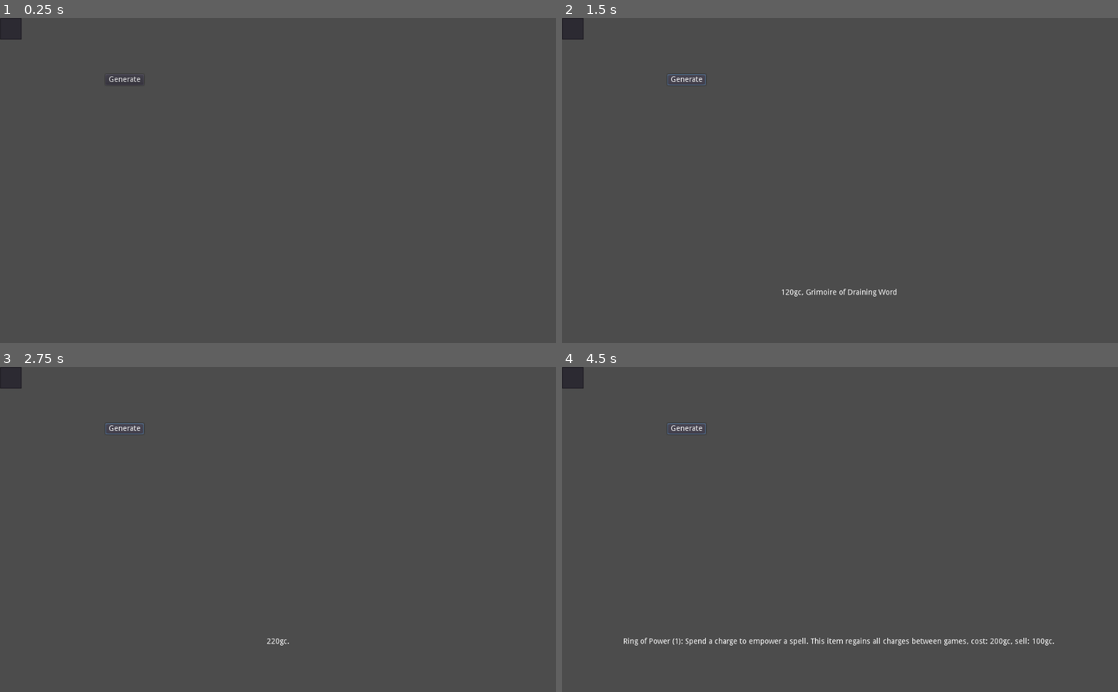
Above: before the commit, frames 1-4 (two rows, left to right).
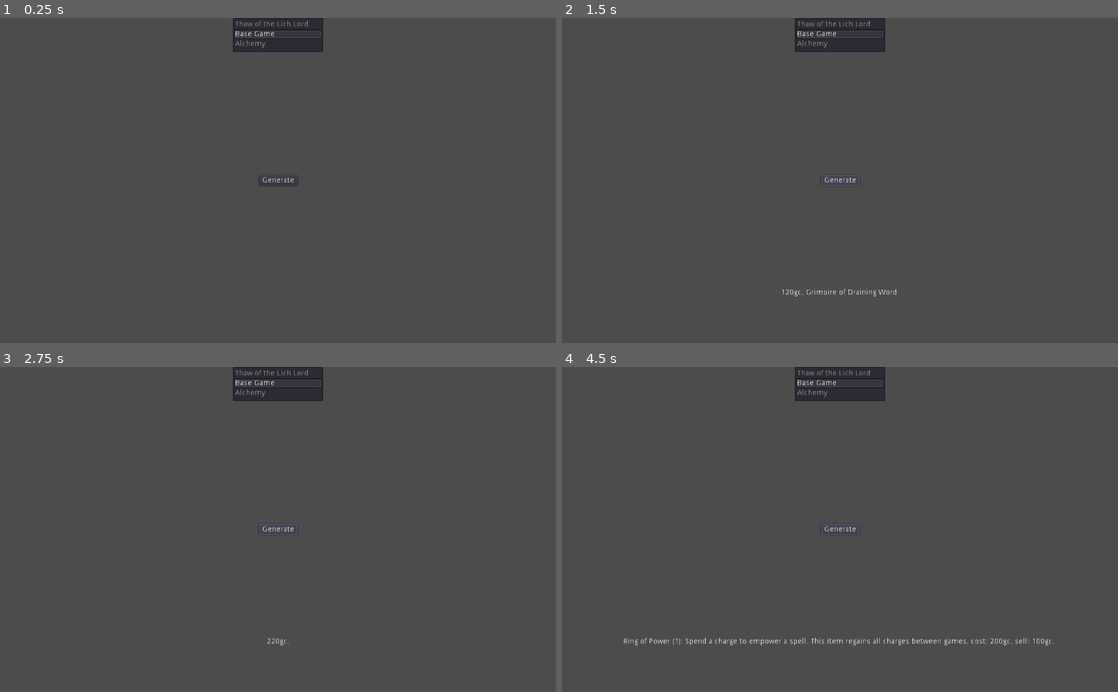
Above: after the commit, the same moments.

Repository: the-alex-g/Frostgrave_Treasure_Randomizer
Game: Godot game, scene res://Main.tscn
The game is run twice, just before and just after one commit, with the same random seed, the same clock (stepped at 60 frames per second) and the same inputs.
Inputs:
- Up to frame 1 (0.25 s): no input
- Up to frame 2 (1.5 s): click "Generate" at 0.5 s; click "Generate" at 1.25 s
- Up to frame 3 (2.75 s): click "Generate" at 2 s
- Up to frame 4 (4.5 s): tap Enter at 2.75, 4.25 s; tap Space at 3.5 s

The runs differ from the first frame. In frame 1, 1.6% of the frame differs, in the area x 0-59%, y 0-52%; in frame 2, 1.8%; in frame 3, 1.7%; in frame 4, 2.1%, in the area x 0-89%, y 0-86%.

Commit message:
Add an ItemList for different treasure tables

Diff:
--- a/project/Main.gd
+++ b/project/Main.gd
@@ -124,6 +124,9 @@
 ]
 var _table = Table.BASE
 
+func _ready():
+	randomize()
+	$ItemList.select(1)
 
 func _on_Button_pressed():
 	var you_found := ""
--- a/project/Main.tscn
+++ b/project/Main.tscn
@@ -6,13 +6,6 @@
 anchor_right = 1.0
 anchor_bottom = 1.0
 script = ExtResource( 1 )
-__meta__ = {
-"_edit_use_anchors_": false
-}
-
-[node name="ItemList" type="ItemList" parent="."]
-margin_right = 40.0
-margin_bottom = 40.0
 __meta__ = {
 "_edit_use_anchors_": false
 }
@@ -30,12 +23,25 @@
 }
 
 [node name="Button" type="Button" parent="."]
-margin_left = 193.966
-margin_top = 104.298
-margin_right = 264.966
-margin_bottom = 124.298
+anchor_left = 0.5
+anchor_top = 0.5
+anchor_right = 0.5
+anchor_bottom = 0.5
+margin_left = -35.5
+margin_top = -10.0
+margin_right = 35.5
+margin_bottom = 10.0
 text = "Generate"
 __meta__ = {
 "_edit_use_anchors_": false
 }
+
+[node name="ItemList" type="ItemList" parent="."]
+anchor_left = 0.5
+anchor_right = 0.5
+margin_left = -83.0
+margin_right = 83.0
+margin_bottom = 60.0
+items = [ "Thaw of the Lich Lord", null, false, "Base Game", null, false, "Alchemy", null, false ]
+auto_height = true
 [connection signal="pressed" from="Button" to="." method="_on_Button_pressed"]
--- a/project/project.godot
+++ b/project/project.godot
@@ -19,6 +19,11 @@
 run/main_scene="res://Main.tscn"
 config/icon="res://icon.png"
 
+[display]
+
+window/stretch/mode="2d"
+window/stretch/aspect="keep"
+
 [rendering]
 
 quality/driver/driver_name="GLES2"
